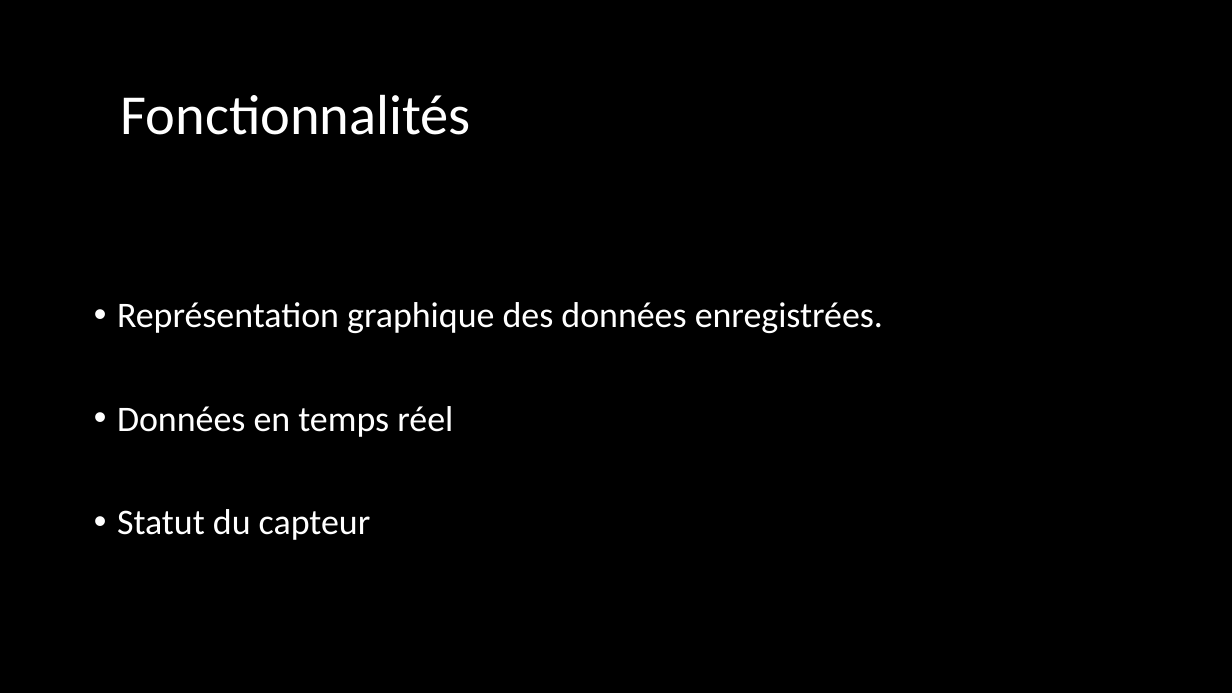
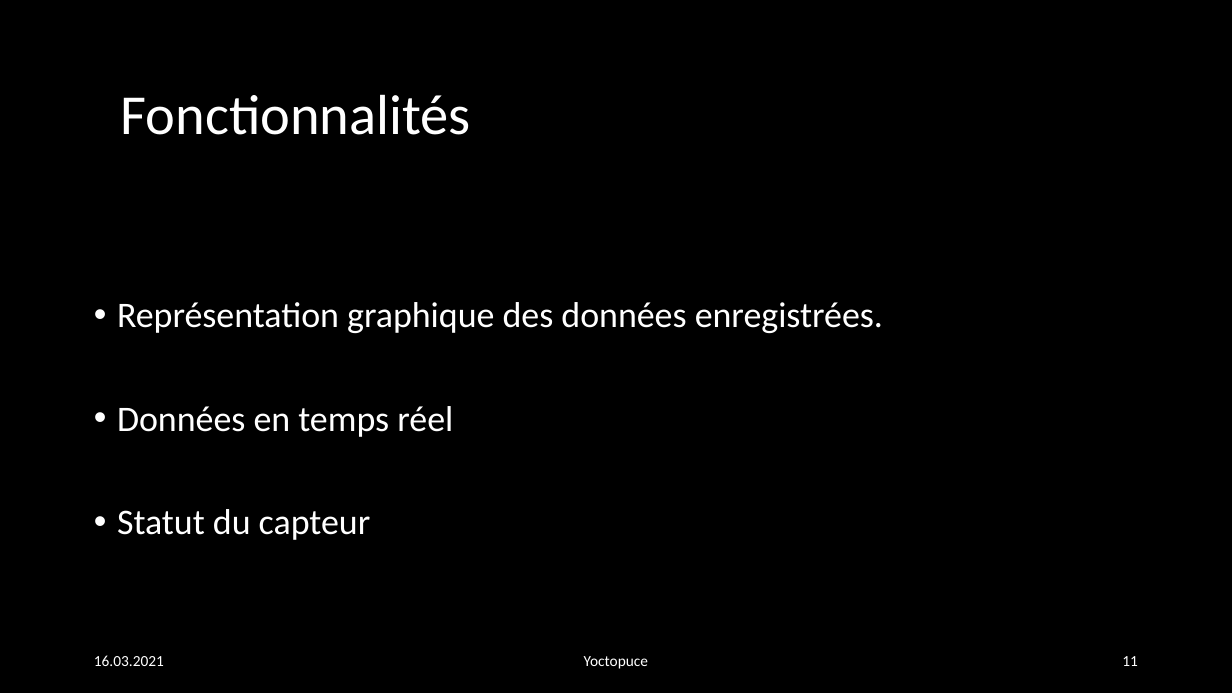
Before and after one commit to julesstahli/Yoctopuce, a slide deck: slide 11 of documentation/Yoctopuce.pptx (slide 10 before the commit). Drawn at 1232x693 pixels with LibreOffice and Linux fonts; fonts in the diff are those of the drawing. Boxes give left, top, right and bottom in pixels: in the first picture for what was removed or moved away, otherwise in the second. Text is boxed around its words. In the diff, an @@ line names an element or a change of style, - is before the commit and + after.

```diff
--- a/documentation/Yoctopuce.pptx
+++ b/documentation/Yoctopuce.pptx
@@ text added at [94,655,164,666], 12 pt, text #FFFFFF @@
+16.03.2021
@@ text added at [584,656,648,669], 12 pt, text #FFFFFF @@
+Yoctopuce
@@ page number added at [1122,656,1138,666], 12 pt, text #FFFFFF @@
+11
```
Also in this commit, not shown: 8 other slides changed, 6 slides added, 4 slides removed.
